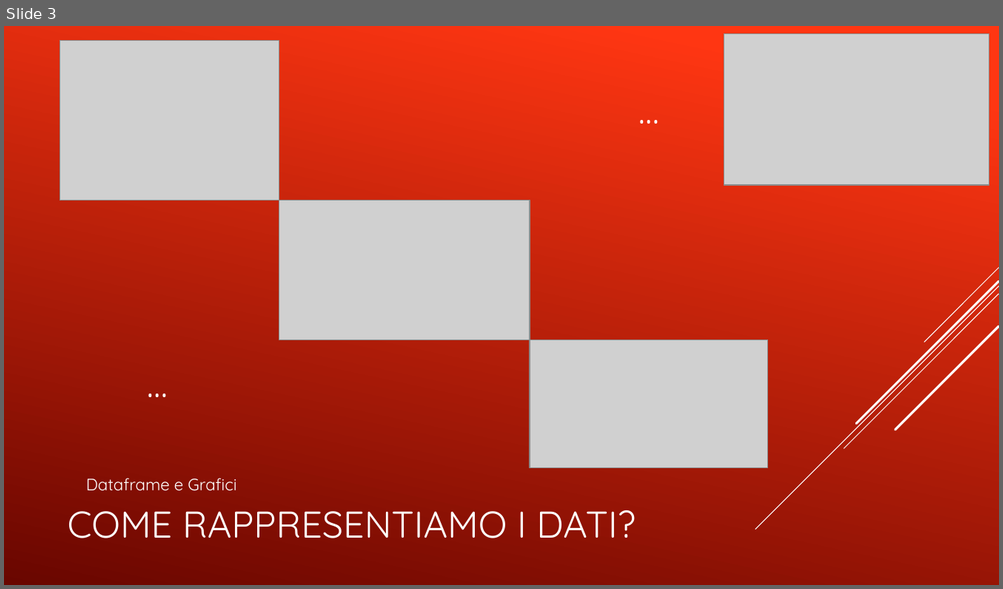
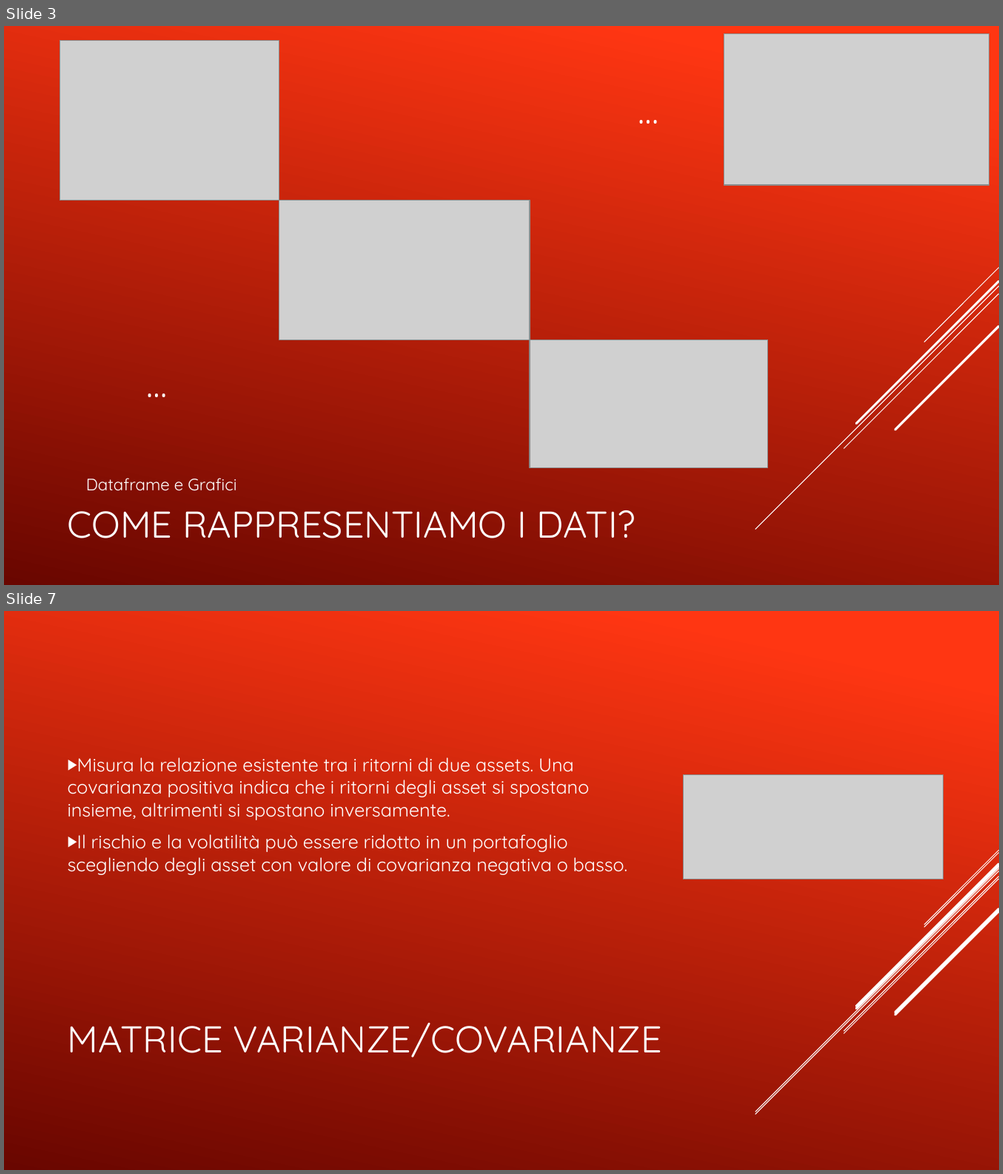
Before and after one commit to Simonotos/BusinessProject, a slide deck: PresentazioneProgettoBFS.pptx. Shown one above the other, each under a label of ours: slide 3 before the commit, slides 3 and 7 after it; the slides between them are not shown. The pictures are 1003x589 and 1003x1174 pixels, drawn with LibreOffice and Linux fonts; fonts in the diff are those of the drawing; grey boxes stand for pictures. Boxes give left, top, right and bottom in pixels: in the first picture for what was removed or moved away, otherwise in the second. Text is boxed around its words. In the diff, an @@ line names an element or a change of style, - is before the commit and + after.

```diff
--- a/PresentazioneProgettoBFS.pptx
+++ b/PresentazioneProgettoBFS.pptx
@@ slide 7 added at (x1=4, y1=611, x2=999, y2=1170), background gradient #FF3712 to #6A0600 @@
@@ text added at (x1=68, y1=758, x2=628, y2=875), 18 pt, text #FFFFFF @@
+▶ Misura la relazione esistente tra i ritorni di due assets. Una covarianza positiva indica che i ritorni degli asset si spostano insieme, altrimenti si spostano inversamente.
+▶ Il rischio e la volatilità può essere ridotto in un portafoglio scegliendo degli asset con valore di covarianza negativa o basso.
@@ picture added at (x1=683, y1=775, x2=942, y2=879) @@
@@ group added at (x1=755, y1=853, x2=999, y2=1115): 5 lines @@
@@ group added at (x1=755, y1=851, x2=999, y2=1113): 5 lines @@
@@ title added at (x1=68, y1=1022, x2=661, y2=1058), 36 pt, text #FFFFFF @@
+MATRICE VARIANZE/COVARIANZE
```
Also in this commit, not shown: 3 slides changed, 6 other slides added, 3 slides removed.
